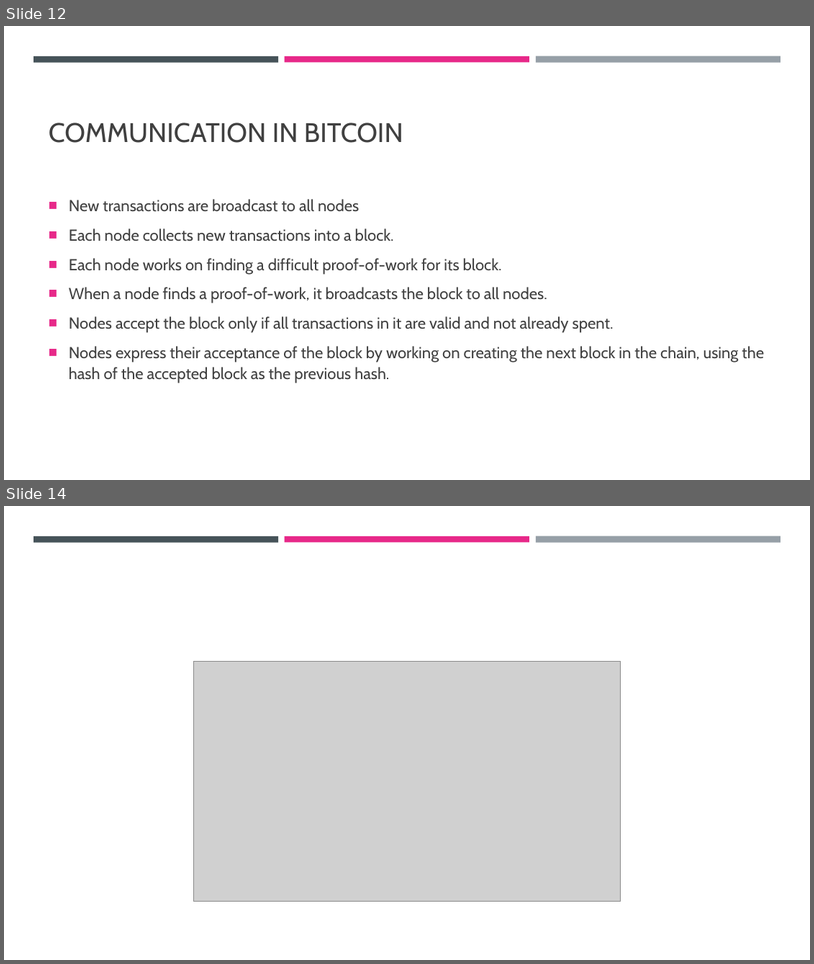
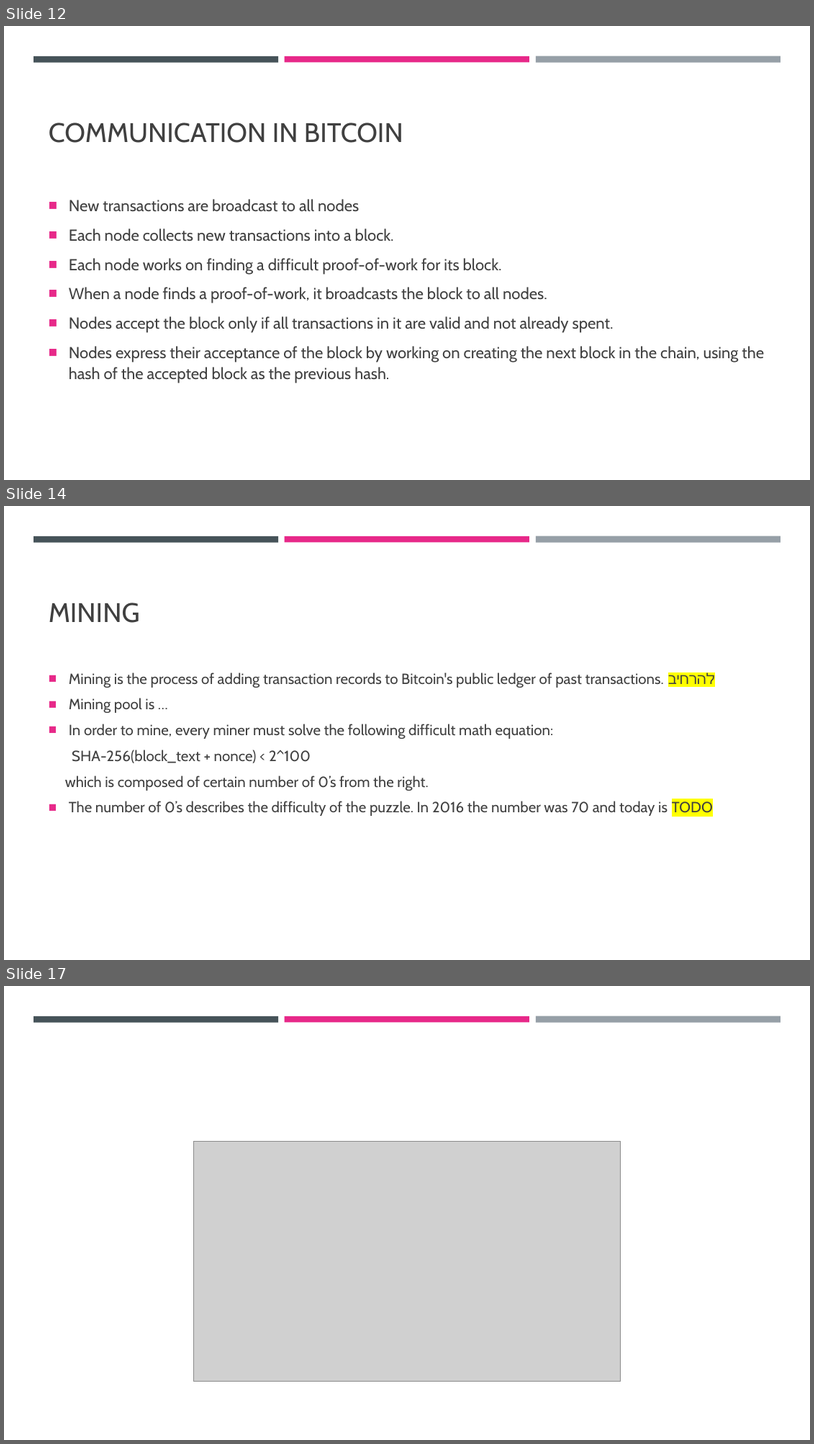
Before and after one commit to cyoni/bitcoin, a slide deck: bitcoin.pptx. Shown one above the other, each under a label of ours: slides 12 and 14 before the commit, slides 12, 14 and 17 after it; the slides between them are not shown. The pictures are 814x964 and 814x1444 pixels, drawn with LibreOffice and Linux fonts; fonts in the diff are those of the drawing; grey boxes stand for pictures. Boxes give left, top, right and bottom in pixels: in the first picture for what was removed or moved away, otherwise in the second. Text is boxed around its words. In the diff, an @@ line names an element or a change of style, - is before the commit and + after.

```diff
--- a/bitcoin.pptx
+++ b/bitcoin.pptx
@@ slide 14 added at (4,506,810,960), background #FFFFFF; not listed: 3 template elements that a slide beside it also shows @@
@@ title added at (49,602,140,623), 32 pt, text #404040 @@
+MINING
@@ text added at (65,672,715,816), 17.6 pt, text #404040 @@
+■ Mining is the process of adding transaction records to Bitcoin's public ledger of past transactions. להרחיב
+■ Mining pool is …
+■ In order to mine, every miner must solve the following difficult math equation:
+SHA-256(block_text + nonce) < 2^100
+which is composed of certain number of 0’s from the right.
+■ The number of 0’s describes the difficulty of the puzzle. In 2016 the number was 70 and today is TODO
@@ what was slide 14 is now slide 17 @@
```
Also in this commit, not shown: 4 slides changed, 2 other slides added.
